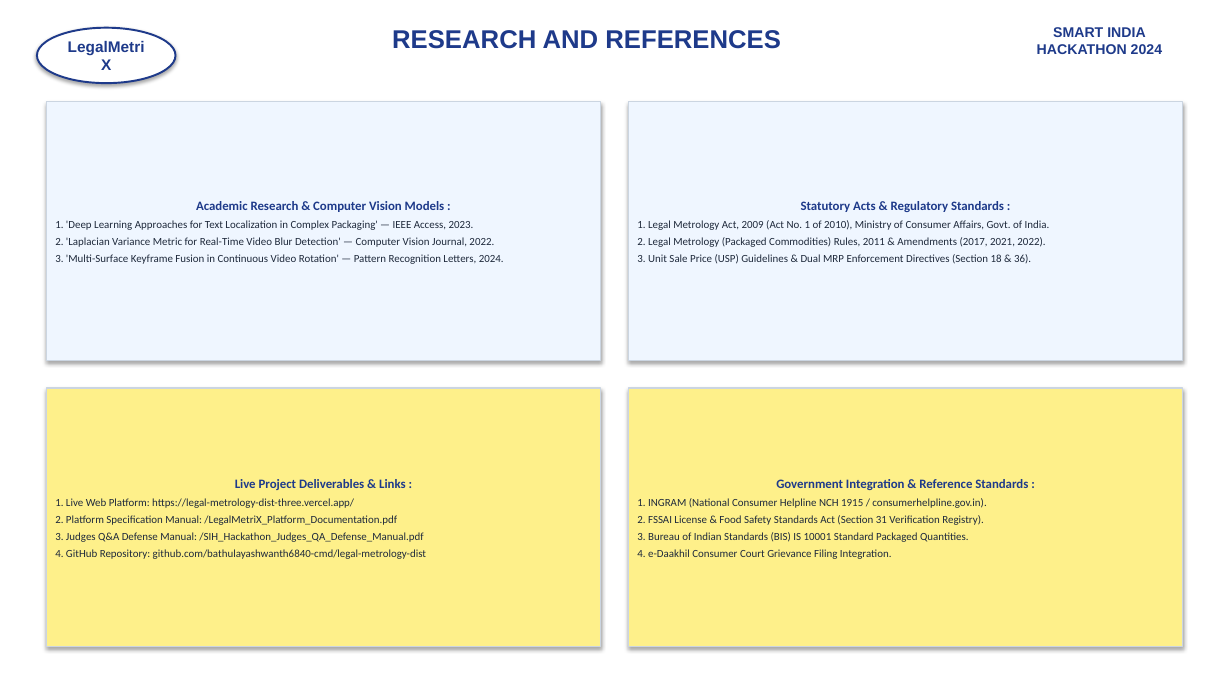
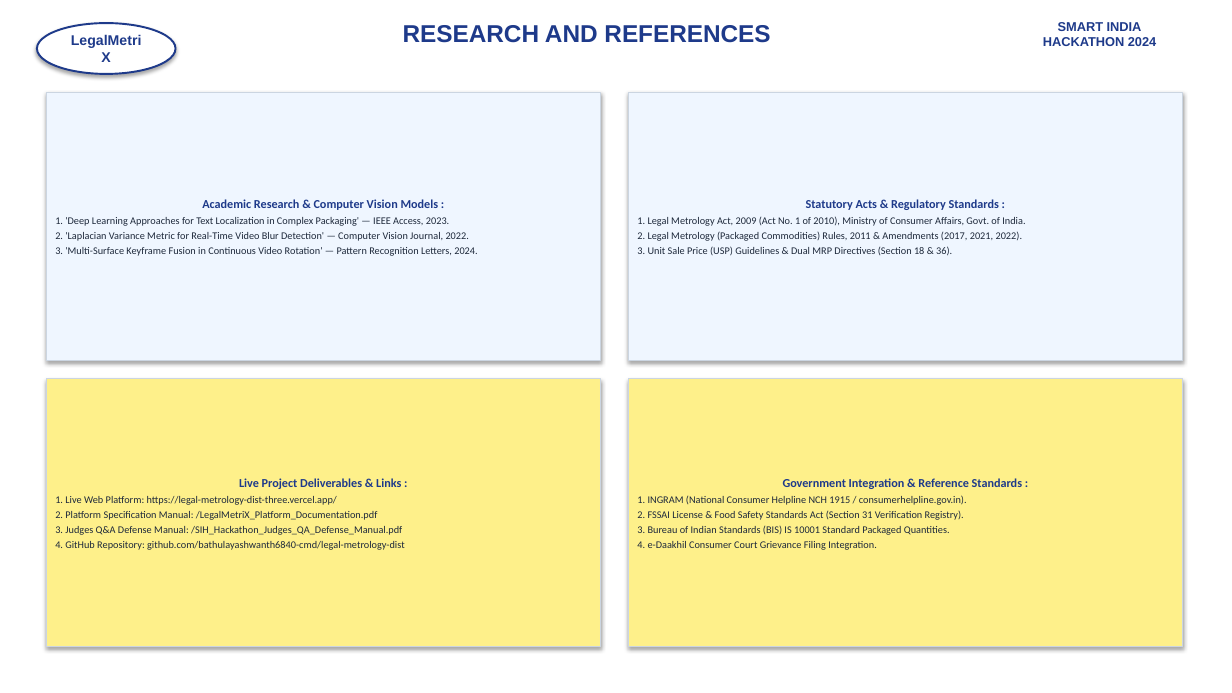
Before and after one commit to bathulayashwanth6840-cmd/legal-metrology-dist, a slide deck: slide 6 of public/LegalMetriX_SIH_Presentation.pptx. Drawn at 1232x693 pixels with LibreOffice and Linux fonts; fonts in the diff are those of the drawing. Boxes give left, top, right and bottom in pixels: in the first picture for what was removed or moved away, otherwise in the second. Text is boxed around its words. In the diff, an @@ line names an element or a change of style, - is before the commit and + after.

Commit message:
docs: update complete PowerPoint presentation and bundle with judges QA defense slides

```diff
--- a/public/LegalMetriX_SIH_Presentation.pptx
+++ b/public/LegalMetriX_SIH_Presentation.pptx
@@ ellipse "LegalMetriX" resized from (x1=37, y1=28, x2=176, y2=83) to (x1=37, y1=23, x2=176, y2=74) @@
@@ ellipse "LegalMetriX" at (x1=37, y1=23, x2=176, y2=74): size 12 to 11 pt @@
@@ text "RESEARCH AND REFERENCES" at (x1=403, y1=25, x2=770, y2=43): size 20 to 19 pt @@
@@ text "SMART INDIA HACKATHON 2024" at (x1=1043, y1=22, x2=1156, y2=46): size 11 to 10 pt @@
@@ rectangle "Academic Research & Computer Vision ..." resized from (x1=46, y1=102, x2=601, y2=360) to (x1=46, y1=92, x2=601, y2=360) @@
@@ rectangle "Academic Research & Computer Vision ..." at (x1=46, y1=92, x2=601, y2=360): size 10 to 9.5 pt in "Academic Research & Computer Vision Models :"; size 8.5 to 8 pt in "1. 'Deep Learning Approaches for Text Localization ...", "2. 'Laplacian Variance Metric for Real-Time Video ...", "3. 'Multi-Surface Keyframe Fusion in Continuous Video ..."; less space between paragraphs @@
@@ rectangle "Statutory Acts & Regulatory Standards ..." resized from (x1=628, y1=102, x2=1183, y2=360) to (x1=628, y1=92, x2=1183, y2=360) @@
@@ text in rectangle at (x1=637, y1=199, x2=1025, y2=241): size 10 to 9.5 pt in "Statutory Acts & Regulatory Standards :"; size 8.5 to 8 pt in "1. Legal Metrology Act, 2009 (Act No. ...", "2. Legal Metrology (Packaged Commodities) Rules, 2011 ..."; less space between paragraphs @@
@@ text in rectangle at (x1=637, y1=246, x2=952, y2=255): text changed; size 8.5 to 8 pt @@
-3. Unit Sale Price (USP) Guidelines & Dual MRP Enforcement Directives (Section 18 & 36).
+3. Unit Sale Price (USP) Guidelines & Dual MRP Directives (Section 18 & 36).
@@ rectangle "Live Project Deliverables & Links ..." resized from (x1=46, y1=388, x2=601, y2=647) to (x1=46, y1=379, x2=601, y2=647) @@
@@ rectangle "Live Project Deliverables & Links ..." at (x1=46, y1=379, x2=601, y2=647): size 10 to 9.5 pt in "Live Project Deliverables & Links :"; size 8.5 to 8 pt; less space between paragraphs @@
@@ rectangle "Government Integration & Reference Standards ..." resized from (x1=628, y1=388, x2=1183, y2=647) to (x1=628, y1=379, x2=1183, y2=647) @@
@@ rectangle "Government Integration & Reference Standards ..." at (x1=628, y1=379, x2=1183, y2=647): size 10 to 9.5 pt in "Government Integration & Reference Standards :"; size 8.5 to 8 pt in "1. INGRAM (National Consumer Helpline NCH 1915 ...", "2. FSSAI License & Food Safety Standards ...", "3. Bureau of Indian Standards (BIS) IS ...", "4. e-Daakhil Consumer Court Grievance Filing Integration."; less space between paragraphs @@
```
Also in this commit, not shown: 5 other slides changed, 6 slides added, 1 other file.
